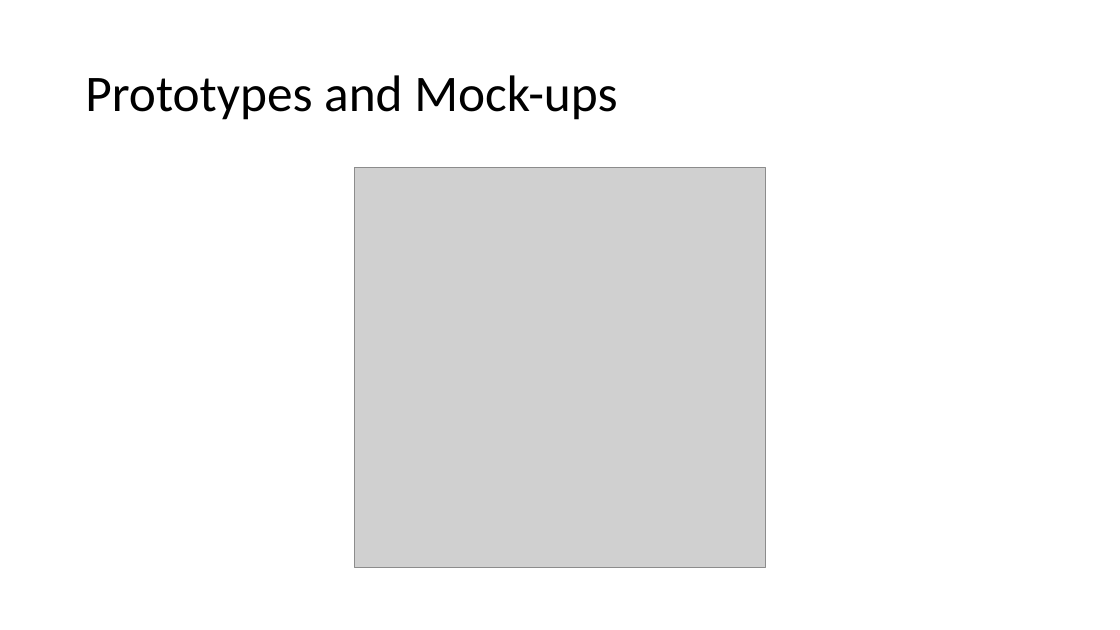
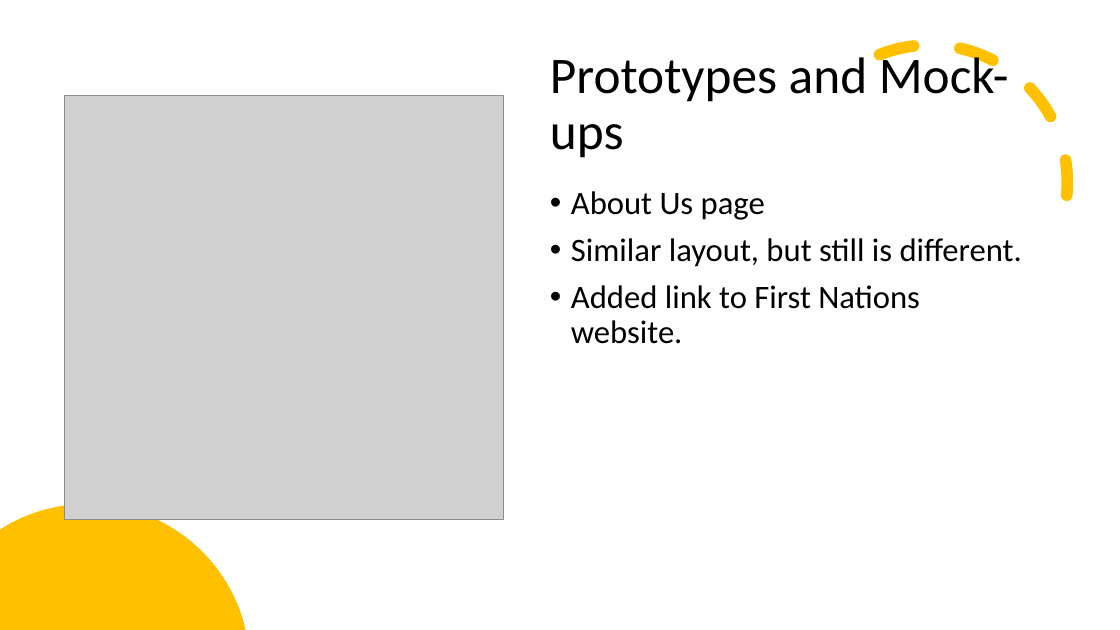
Before and after one commit to joelmichaelavery/Moffat-Bay, a slide deck: slide 6 of CSD460 CAPSTONE PRESENTATION.pptx. Drawn at 1120x630 pixels with LibreOffice and Linux fonts; fonts in the diff are those of the drawing; grey boxes stand for pictures. Boxes give left, top, right and bottom in pixels: in the first picture for what was removed or moved away, otherwise in the second. Text is boxed around its words. In the diff, an @@ line names an element or a change of style, - is before the commit and + after.

```diff
--- a/CSD460 CAPSTONE PRESENTATION.pptx
+++ b/CSD460 CAPSTONE PRESENTATION.pptx
@@ arc (boxed as its full ellipse) added at box(749, 1, 1112, 364), outline #FFC000 10 pt dashed @@
@@ title "Prototypes and Mock-ups" rewrapped from box(85, 75, 617, 120) to box(550, 51, 1009, 158) @@
@@ picture: place and size @@
-picture at box(355, 168, 765, 568)
+picture at box(65, 95, 503, 519)
@@ text added at box(571, 191, 1022, 344), 28 pt, text #000000 @@
+• About Us page
+• Similar layout, but still is different.
+• Added link to First Nations website.
@@ freeform shape added at box(0, 504, 245, 630), fill #FFC000 @@
```
Also in this commit, not shown: 14 other slides changed.
